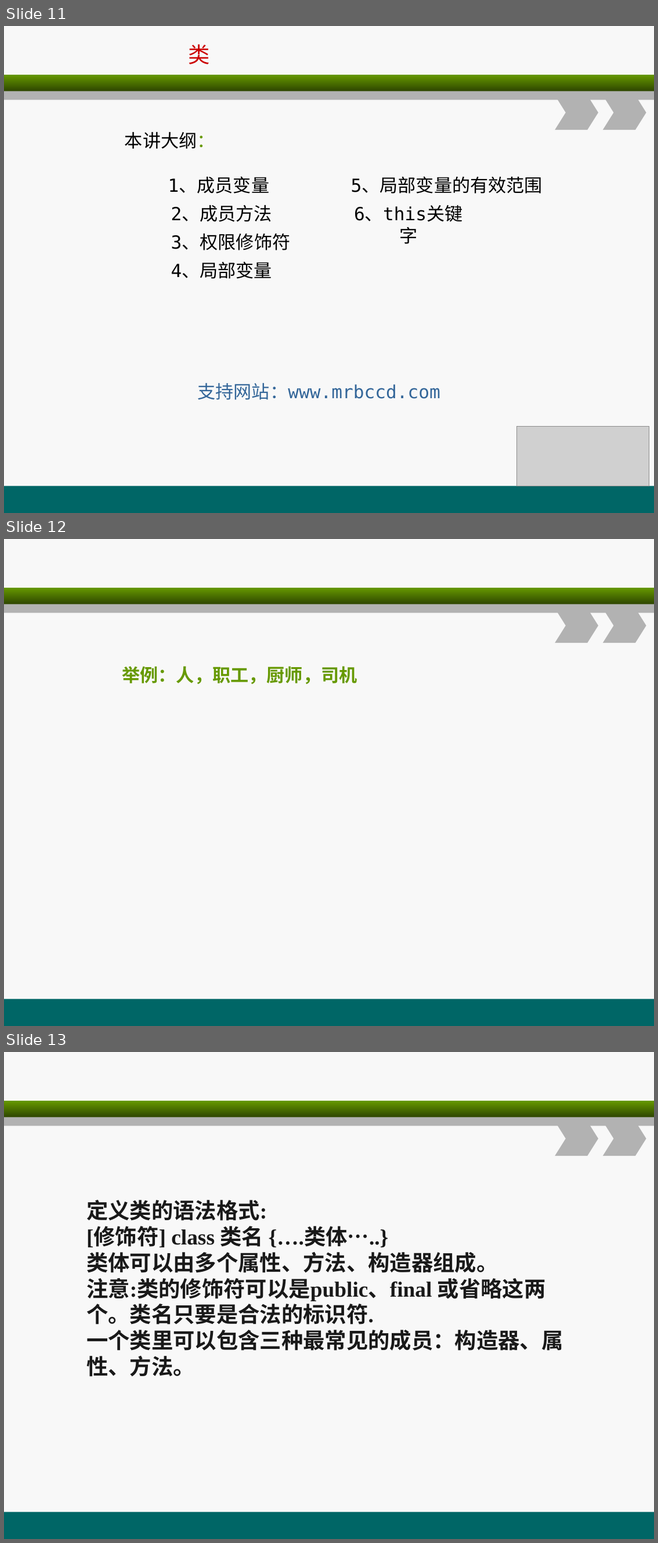
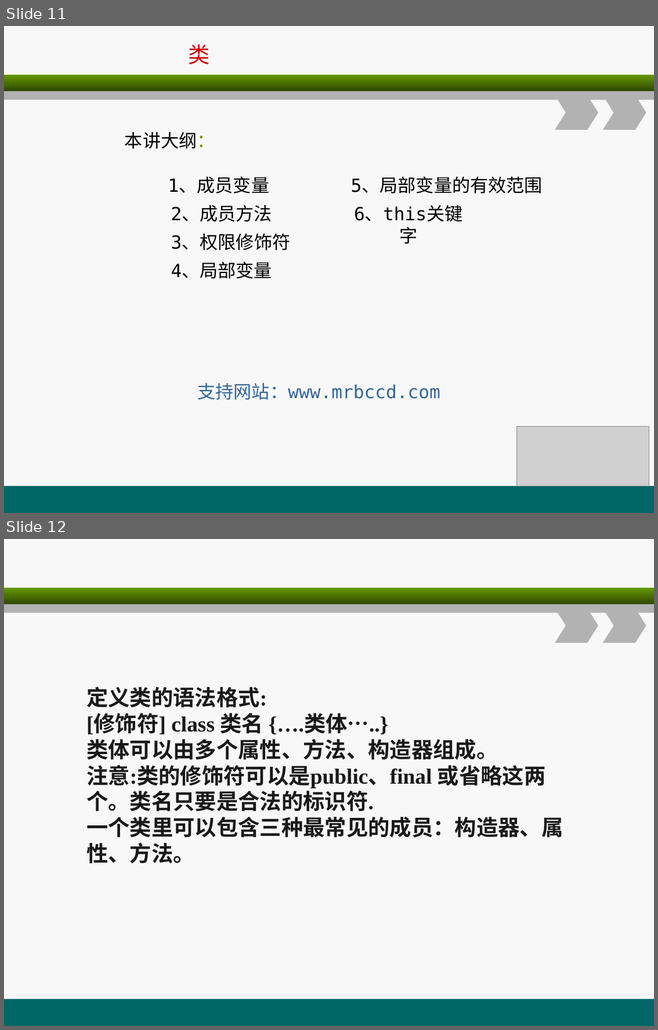
Before and after one commit to christwei/gitDoc, a slide deck: 课件/环宇/java编程基础/A3.ppt. Shown one above the other, each under a label of ours: slides 11, 12 and 13 before the commit, slides 11 and 12 after it. The pictures are 658x1543 and 658x1030 pixels, drawn with LibreOffice and Linux fonts; fonts in the diff are those of the drawing; grey boxes stand for pictures. Boxes give left, top, right and bottom in pixels: in the first picture for what was removed or moved away, otherwise in the second. Text is boxed around its words. In the diff, an @@ line names an element or a change of style, - is before the commit and + after.

```diff
--- a/课件/环宇/java编程基础/A3.ppt
+++ b/课件/环宇/java编程基础/A3.ppt
@@ slide 12 removed at (x1=4, y1=539, x2=654, y2=1026), background #F8F8F8; not listed: 5 template elements that a slide beside it also shows @@
@@ text removed at (x1=122, y1=666, x2=357, y2=684) @@
-举例：人，职工，厨师，司机
@@ what was slide 13 is now slide 12 @@
```
Also in this commit, not shown: 9 slides changed, 1 slide added, 12 other files.
